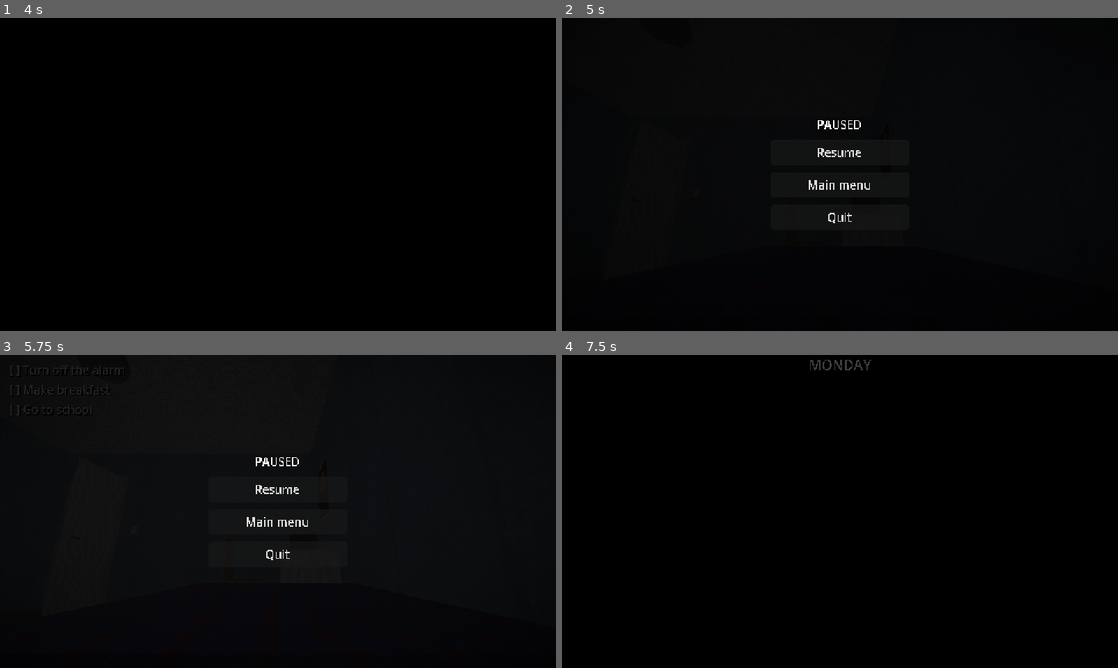
Above: before the commit, frames 1-4 (two rows, left to right).
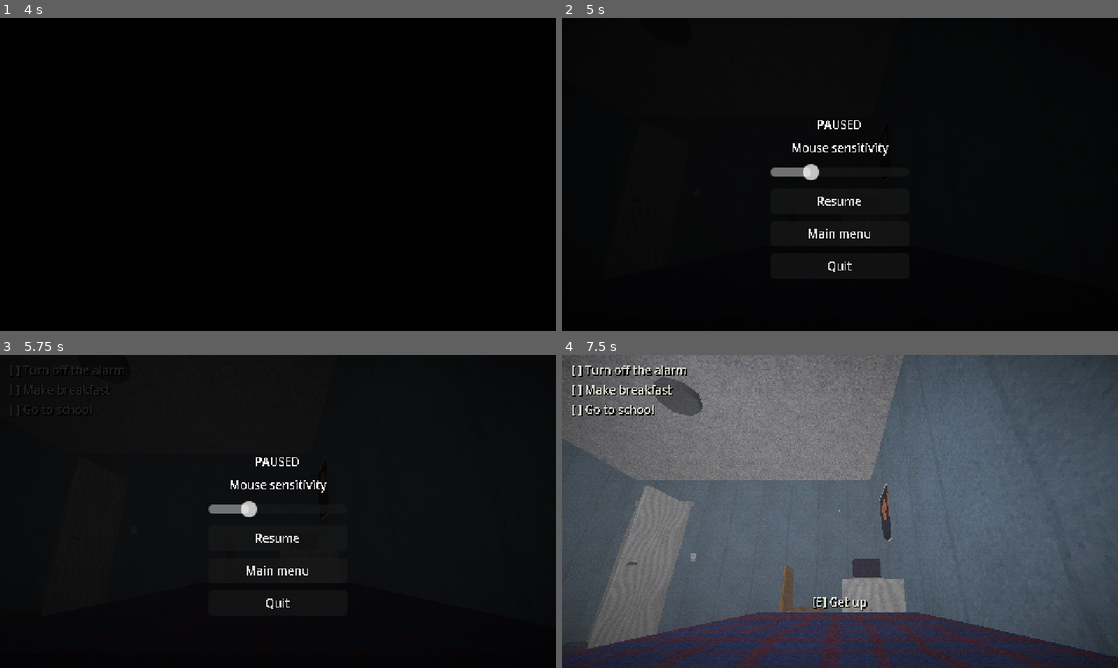
Above: after the commit, the same moments.

Repository: joelscoolesite/Horror-spel
Game: Godot game, scene res://scenes/menu.tscn
Same seed, same stepped clock (60 frames per second), same inputs: the game is played once before the commit and once after it.
Inputs (mouse positions are in pixels of both pictures, inside the frame that each line leads up to):
- Up to frame 1 (4 s): click "Start" at 0.5 s; move the mouse to (305, 174) at 1.27 s; press the mouse at (305, 174) at 1.28 s; hold W (move_forward) from 1.28 s (still down); tap Enter at 2 s; move the mouse to (250, 174) at 2.02 s; release the mouse at (250, 174) at 2.03 s; tap 1 (choice_1) at 2.1 s; click (250, 174) at 2.3 s; tap Space (hide) at 2.75 s; move the mouse to (289, 168) at 2.77 s; press the mouse at (289, 168) at 2.78 s; tap 2 (choice_2) at 2.85 s; move the mouse to (272, 180) at 3.52 s; release the mouse at (272, 180) at 3.53 s; tap 3 (choice_3) at 3.6 s; click (272, 180) at 3.8 s
- Up to frame 2 (5 s): keep holding W (move_forward); tap Enter at 4.25 s; move the mouse to (878, 177) at 4.27 s; press the mouse at (878, 177) at 4.28 s; tap 4 (choice_4) at 4.35 s; tap Escape (pause) at 4.9 s
- Up to frame 3 (5.75 s): release W (move_forward) at 5 s; release the mouse at (316, 514) at 5 s; drag from (111, 464) to (194, 433) at 5.02 s
- Up to frame 4 (7.5 s): move the mouse to (867, 511) at 5.77 s; press the mouse at (867, 511) at 5.78 s; hold S (move_back) 5.78-6.5 s; release the mouse at (867, 511) at 6.5 s; click "Resume" at 6.5 s; click (840, 524) at 7.25 s, where only the run before the commit has a clickable "Start"

Frame 1 is identical in both runs. In frame 2, 0.9% of the frame differs, in the area x 37-59%, y 40-82%; in frame 3, 0.9%; in frame 4, 99%, in the area x 0-100%, y 0-100%.

Commit message:
Fix slow mouse look and add sensitivity slider
Mouse motion was scaled down by the low-res viewport stretch; use
screen_relative instead. Re-capture the mouse on click/focus, and add a
sensitivity slider to the pause menu.

Co-Authored-By: Claude Opus 5.5 <noreply@anthropic.com>
Claude-Session: https://claude.ai/code/session_018LDSXDoPzY4Y1t83cYC96s

Diff:
--- a/scripts/autoload/game.gd
+++ b/scripts/autoload/game.gd
@@ -28,7 +28,7 @@
 var orders: Array[String] = []
 
 ## Instellingen
-var mouse_sensitivity := 0.0022
+var mouse_sensitivity := 0.0025
 
 ## Snelle verwijzingen naar belangrijke nodes (worden gezet als ze laden).
 var player: Node = null
--- a/scripts/player/player.gd
+++ b/scripts/player/player.gd
@@ -175,13 +175,13 @@
 func _unhandled_input(event: InputEvent) -> void:
 	if event is InputEventMouseMotion and Input.mouse_mode == Input.MOUSE_MODE_CAPTURED:
 		if _dragging:
-			_dragging.drag(event.relative)
+			_dragging.drag(event.screen_relative)
 			return
 		if locked or hiding:
 			return
 		var sens := Game.mouse_sensitivity
-		_yaw -= event.relative.x * sens
-		_pitch = clampf(_pitch - event.relative.y * sens, -1.45, 1.45)
+		_yaw -= event.screen_relative.x * sens
+		_pitch = clampf(_pitch - event.screen_relative.y * sens, -1.45, 1.45)
 		if state == State.LYING:
 			_yaw = clampf(_yaw, -1.6, 1.6)
 			_pitch = clampf(_pitch, -0.6, 1.2)
--- a/scripts/ui/hud.gd
+++ b/scripts/ui/hud.gd
@@ -31,11 +31,15 @@
 	_root.theme = theme
 	add_child(_root)
 
+	# puntje in het midden van het scherm (waar je naar kijkt)
 	var dot := ColorRect.new()
 	dot.color = Color(1, 1, 1, 0.5)
-	dot.size = Vector2(1, 1)
+	dot.mouse_filter = Control.MOUSE_FILTER_IGNORE
 	dot.set_anchors_preset(Control.PRESET_CENTER)
-	dot.position = Vector2(-0.5, -0.5)
+	dot.offset_left = -1
+	dot.offset_top = -1
+	dot.offset_right = 0
+	dot.offset_bottom = 0
 	_root.add_child(dot)
 
 	_prompt = _label(HORIZONTAL_ALIGNMENT_CENTER, Color(0.9, 0.9, 0.85))
@@ -64,6 +68,7 @@
 	_battery_bg.position = Vector2(-34, 8)
 	_battery_bg.size = Vector2(24, 8)
 	_battery_bg.visible = false
+	_battery_bg.mouse_filter = Control.MOUSE_FILTER_IGNORE
 	_root.add_child(_battery_bg)
 	_battery_bar = ColorRect.new()
 	_battery_bar.color = Color(0.8, 0.9, 0.8)
@@ -284,6 +289,17 @@
 	title.text = "PAUSED"
 	title.horizontal_alignment = HORIZONTAL_ALIGNMENT_CENTER
 	box.add_child(title)
+	var sens_label := Label.new()
+	sens_label.text = "Mouse sensitivity"
+	sens_label.horizontal_alignment = HORIZONTAL_ALIGNMENT_CENTER
+	box.add_child(sens_label)
+	var slider := HSlider.new()
+	slider.min_value = 0.0005
+	slider.max_value = 0.008
+	slider.step = 0.0001
+	slider.value = Game.mouse_sensitivity
+	slider.value_changed.connect(func(v): Game.mouse_sensitivity = v)
+	box.add_child(slider)
 	for item in [["Resume", _toggle_pause], ["Main menu", _to_menu], ["Quit", func(): get_tree().quit()]]:
 		var b := Button.new()
 		b.text = item[0]
@@ -294,6 +310,15 @@
 func _unhandled_input(event: InputEvent) -> void:
 	if event.is_action_pressed("pause"):
 		_toggle_pause()
+	# Muis "kwijt" (bijv. na alt-tab)? Klik in het venster om hem terug te pakken.
+	elif event is InputEventMouseButton and event.pressed and not get_tree().paused:
+		if Input.mouse_mode != Input.MOUSE_MODE_CAPTURED:
+			Input.mouse_mode = Input.MOUSE_MODE_CAPTURED
+
+
+func _notification(what: int) -> void:
+	if what == NOTIFICATION_APPLICATION_FOCUS_IN and not get_tree().paused:
+		Input.mouse_mode = Input.MOUSE_MODE_CAPTURED
 
 
 func _toggle_pause() -> void:
--- a/scripts/world/door.gd
+++ b/scripts/world/door.gd
@@ -91,7 +91,7 @@
 
 func drag(motion: Vector2) -> void:
 	# Muis naar beneden = naar je toe trekken = open.
-	set_angle(angle + motion.y * 0.18)
+	set_angle(angle + motion.y * 0.08)
 
 
 func drag_end() -> void:
